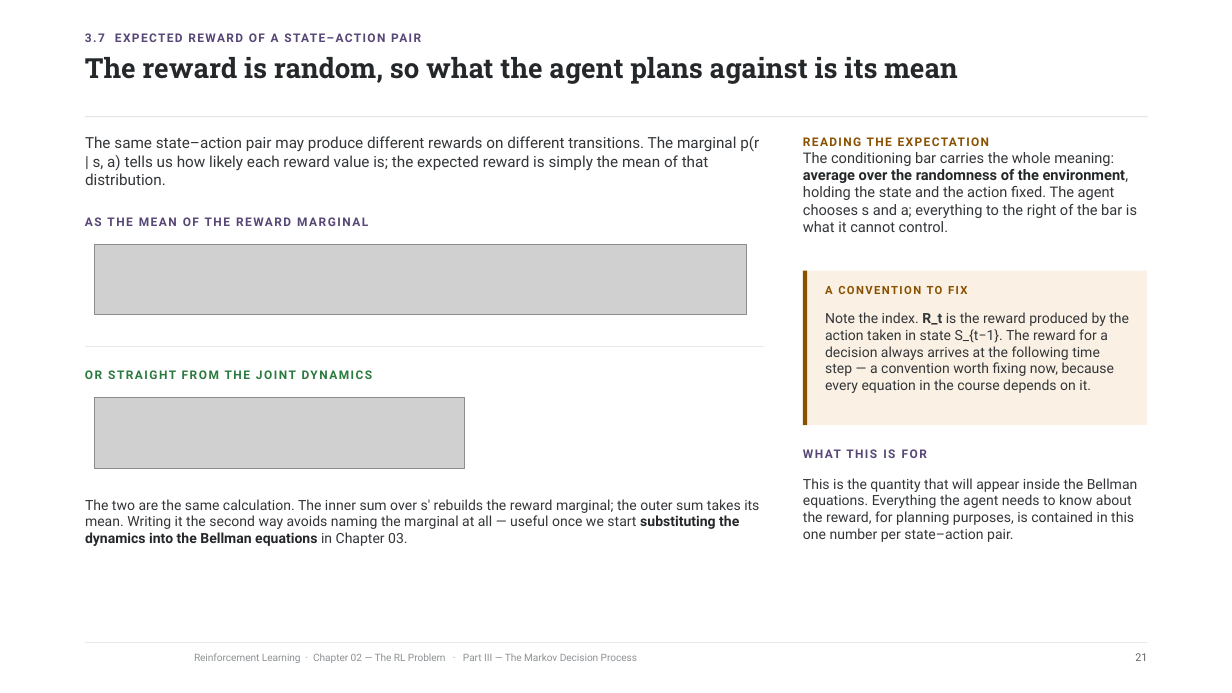
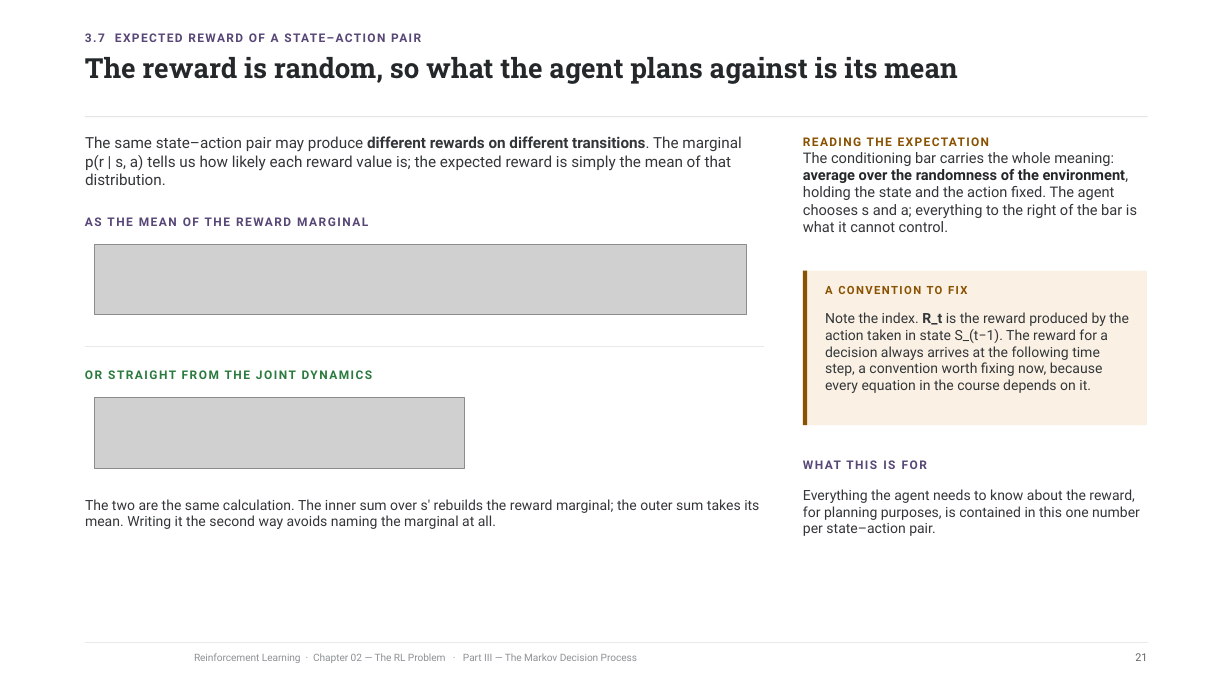
Before and after one commit to riccardoberta/reinforcement-learning, a slide deck: slide 21 of 02 - The RL Problem/slides.pptx. Drawn at 1232x693 pixels with LibreOffice and Linux fonts; fonts in the diff are those of the drawing; grey boxes stand for pictures; background and template pictures are left out. Boxes give left, top, right and bottom in pixels: in the first picture for what was removed or moved away, otherwise in the second. Text is boxed around its words. In the diff, an @@ line names an element or a change of style, - is before the commit and + after.

Commit message:
Update chapters 1-7 notebooks and slides; add exam docx exports

```diff
--- a/02 - The RL Problem/slides.pptx
+++ b/02 - The RL Problem/slides.pptx
@@ text "The same state–action pair may ..." at <box>85,136,741,185</box>: bold on in "different rewards on different transitions." @@
@@ text at <box>825,312,1129,393</box>: text changed @@
-Note the index. R_t is the reward produced by the action taken in state S_{t−1}. The reward for a decision always arrives at the following time step — a convention worth fixing now, because every equation in the course depends on it.
+Note the index. R_t is the reward produced by the action taken in state S_(t−1). The reward for a decision always arrives at the following time step, a convention worth fixing now, because every equation in the course depends on it.
@@ text "WHAT THIS IS FOR": place and size @@
-text "WHAT THIS IS FOR" at <box>803,449,1147,468</box>
+text "WHAT THIS IS FOR" at <box>803,460,1147,479</box>
@@ text at <box>85,499,759,529</box>: text changed @@
-The two are the same calculation. The inner sum over s′ rebuilds the reward marginal; the outer sum takes its mean. Writing it the second way avoids naming the marginal at all — useful once we start substituting the dynamics into the Bellman equations in Chapter 03.
+The two are the same calculation. The inner sum over s′ rebuilds the reward marginal; the outer sum takes its mean. Writing it the second way avoids naming the marginal at all.
@@ text at <box>803,489,1140,536</box>: text changed @@
-This is the quantity that will appear inside the Bellman equations. Everything the agent needs to know about the reward, for planning purposes, is contained in this one number per state–action pair.
+Everything the agent needs to know about the reward, for planning purposes, is contained in this one number per state–action pair.
```
Also in this commit, not shown: 34 other slides changed, 22 other files.
